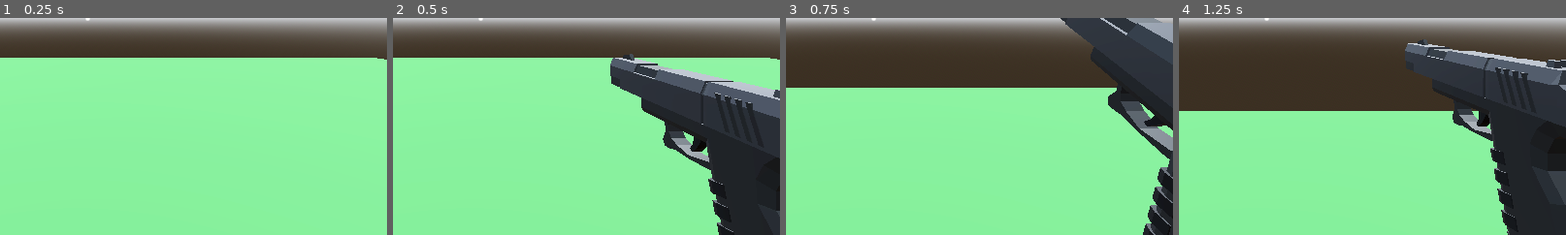
Above: before the commit, frames 1-4 (left to right).
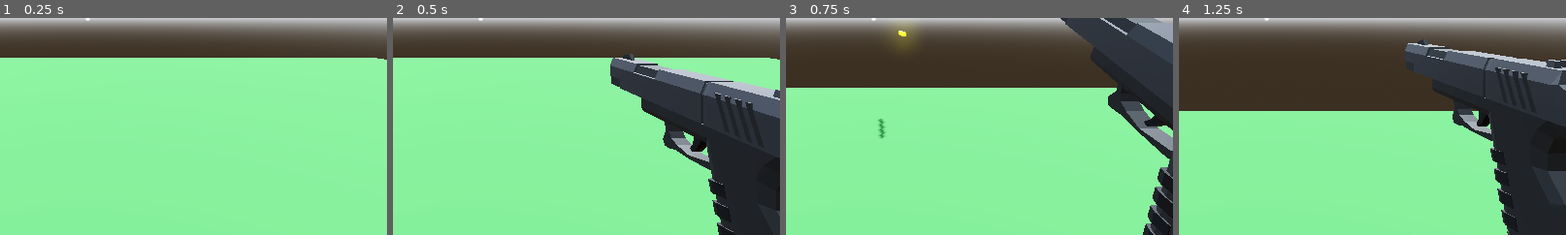
Above: after the commit, the same moments.

Repository: JunH0128/ShooterGame
Game: Godot game, scene res://Game.tscn
Same seed, same stepped clock (60 frames per second), same inputs: the game is played once before the commit and once after it.
Inputs (mouse positions are % of the whole screen's width and height, from its top left):
- Up to frame 1 (0.25 s): no input
- Up to frame 2 (0.5 s): no input
- Up to frame 3 (0.75 s): tap Enter (ui_accept) at 0.5 s; move the mouse to (45, 70) at 0.52 s; hold W (up) from 0.53 s (still down); hold Mouse wheel down (Weapon_Down) from 0.53 s (still down); click (45, 70) at 0.67 s
- Up to frame 4 (1.25 s): keep holding W (up); keep holding Mouse wheel down (Weapon_Down); tap Enter (ui_accept) at 0.77 s
The pictures show only the part of the screen within x 39-89%, y 50-100%; the shares and areas given below are measured in that part.

Frames 1-2 are identical in both runs. In frame 3, 0.4% of the frame differs, in the area x 23-33%, y 3-56%; in frame 4, nothing differs.

Commit message:
working on bullet
still working on bullet fix the bullet direction when it shoot and able to shoot properly

Diff:
--- a/shooter-game/Cube.tscn
+++ b/shooter-game/Cube.tscn
@@ -10,6 +10,8 @@
 [sub_resource type="BoxShape3D" id="BoxShape3D_4ibfc"]
 
 [node name="Box" type="RigidBody3D" groups=["Target"]]
+collision_layer = 4
+collision_mask = 7
 script = ExtResource("1_k3834")
 
 [node name="Cube" type="MeshInstance3D" parent="."]
--- a/shooter-game/Weapon Resource/Pistol.tres
+++ b/shooter-game/Weapon Resource/Pistol.tres
@@ -18,7 +18,7 @@
 Auto_Fire = false
 Weapon_Range = 2000
 Damage = 1
-Type = 1
+Type = 2
 Projectile_To_Load = ExtResource("1_o08ut")
 Projectile_Velocity = 100
 metadata/_custom_type_script = ExtResource("1_qmpp8")
--- a/shooter-game/Weapon Resource/Rifle.tres
+++ b/shooter-game/Weapon Resource/Rifle.tres
@@ -18,7 +18,7 @@
 Auto_Fire = true
 Weapon_Range = 2000
 Damage = 1
-Type = 1
+Type = 2
 Projectile_To_Load = ExtResource("1_jof5t")
 Projectile_Velocity = 100
 metadata/_custom_type_script = ExtResource("1_o4lm7")
--- a/shooter-game/Weapon Resource/bullet_debug.gd
+++ b/shooter-game/Weapon Resource/bullet_debug.gd
@@ -1,5 +1 @@
 extends Sprite3D
-
-
-func _on_timer_timeout() -> void:
-	pass # Replace with function body.
--- a/shooter-game/Weapon Resource/bullet_debug.tscn
+++ /dev/null
@@ -1,8 +0,0 @@
-[gd_scene load_steps=2 format=3 uid="uid://uv1rtu2c518j"]
-
-[ext_resource type="Texture2D" uid="uid://b2r2us0mte8iq" path="res://Middle Aim.png" id="1_nr2k2"]
-
-[node name="bullet_debug" type="Sprite3D"]
-modulate = Color(1, 0.0745098, 0, 1)
-billboard = 2
-texture = ExtResource("1_nr2k2")
--- a/shooter-game/bullet.gd
+++ b/shooter-game/bullet.gd
@@ -4,10 +4,8 @@
 
 func _on_body_entered(body: Node) -> void:
 	if body.is_in_group("Target") && body.has_method("Hit_Successful"):
-		body.HitSuccessful(Damage)
+		body.Hit_Successful(Damage)
 		queue_free()
-
-	queue_free()
 
 
 func _on_timer_timeout() -> void:
--- a/shooter-game/bullet.tscn
+++ b/shooter-game/bullet.tscn
@@ -7,7 +7,7 @@
 [sub_resource type="StandardMaterial3D" id="StandardMaterial3D_v7oki"]
 albedo_color = Color(1, 1, 0.337255, 1)
 emission_enabled = true
-emission = Color(0.890055, 0.621129, 3.85046e-07, 1)
+emission = Color(0.996078, 0.992157, 0, 1)
 emission_energy_multiplier = 5.0
 
 [sub_resource type="CapsuleShape3D" id="CapsuleShape3D_v8qja"]
@@ -15,6 +15,7 @@
 height = 1.52778
 
 [node name="Bullet" type="RigidBody3D"]
+transform = Transform3D(-4.37114e-08, 0, 1, 0, 1, 0, -1, 0, -4.37114e-08, 0, 1.06528, 0)
 top_level = true
 collision_layer = 4
 collision_mask = 5
@@ -25,12 +26,12 @@
 script = ExtResource("1_v7oki")
 
 [node name="MeshInstance3D" type="MeshInstance3D" parent="."]
-transform = Transform3D(0.937921, 0, 0, 0, 0.0849984, 0, 0, 0, 0.0785115, 0, 0, 0)
+transform = Transform3D(-4.09978e-08, 0, -0.0785115, 0, 0.0849984, 0, 0.937921, 0, -3.43185e-09, 2.35063e-08, 0, -0.537761)
 mesh = SubResource("BoxMesh_rtl8c")
 surface_material_override/0 = SubResource("StandardMaterial3D_v7oki")
 
 [node name="CollisionShape3D" type="CollisionShape3D" parent="."]
-transform = Transform3D(-1.17763e-08, -0.703776, 0, 0.26941, -3.0763e-08, 0, 0, 0, 0.252717, 0, 0, 0)
+transform = Transform3D(5.14758e-16, 3.0763e-08, -0.252717, 0.26941, -3.0763e-08, 0, -1.17763e-08, -0.703776, -1.10466e-08, 2.35063e-08, 0, -0.537761)
 shape = SubResource("CapsuleShape3D_v8qja")
 
 [node name="Timer" type="Timer" parent="."]
--- /dev/null
+++ b/shooter-game/bullet_debug.gd
@@ -0,0 +1,5 @@
+extends Sprite3D
+
+
+func _on_timer_timeout() -> void:
+	queue_free()
--- /dev/null
+++ b/shooter-game/bullet_debug.tscn
@@ -0,0 +1,16 @@
+[gd_scene load_steps=3 format=3 uid="uid://uv1rtu2c518j"]
+
+[ext_resource type="Texture2D" uid="uid://b2r2us0mte8iq" path="res://Middle Aim.png" id="1_nr2k2"]
+[ext_resource type="Script" uid="uid://dpnc7iusnykal" path="res://bullet_debug.gd" id="2_mgg3s"]
+
+[node name="bullet_debug" type="Sprite3D"]
+modulate = Color(1, 0.0745098, 0, 1)
+billboard = 2
+texture = ExtResource("1_nr2k2")
+script = ExtResource("2_mgg3s")
+
+[node name="Timer" type="Timer" parent="."]
+one_shot = true
+autostart = true
+
+[connection signal="timeout" from="Timer" to="." method="_on_timer_timeout"]
--- a/shooter-game/weapon_manager.gd
+++ b/shooter-game/weapon_manager.gd
@@ -6,6 +6,8 @@
 
 @onready var Animation_Player = get_node("%AnimationPlayer")
 @onready var Bullet_Point = get_node("%Bullet_Point")
+
+var Debug_Bullet = preload("res://bullet_debug.tscn")
 
 var Current_Weapon = null
 
@@ -134,6 +136,11 @@
 	var Bullet_Collision = get_world_3d().direct_space_state.intersect_ray(New_Intersection)
 
 	if Bullet_Collision:
+		var Hit_Indicator = Debug_Bullet.instantiate()
+		var world = get_tree().get_root()
+		world.add_child(Hit_Indicator)
+		Hit_Indicator.global_translate(Bullet_Collision.position)
+
 		Hit_Scan_Damage(Bullet_Collision.collider)
 
 func Hit_Scan_Damage(Collider):
@@ -142,8 +149,11 @@
 
 func Launch_Projectile(Point: Vector3):
 	var Direction = (Point - Bullet_Point.get_global_transform().origin).normalized()
-	var Projectile = Current_Weapon.Projectile_To_Laod.instantiate()
+	var Projectile = Current_Weapon.Projectile_To_Load.instantiate()
 
-	Bullet_Point.add_child(Projectile)
+	get_tree().root.add_child(Projectile)
+	Projectile.global_transform.origin = Bullet_Point.global_transform.origin
+	Projectile.look_at(Bullet_Point.global_transform.origin + Direction)
+
 	Projectile.Damage = Current_Weapon.Damage
-	Projectile.set_linear_velocity(Direction*Current_Weapon.Projectile_Velocity)
+	Projectile.linear_velocity = Direction * Current_Weapon.Projectile_Velocity
Not shown, changed: shooter-game/Weapon Resource/bullet_debug.gd.uid
Not shown, added: shooter-game/bullet_debug.gd.uid
